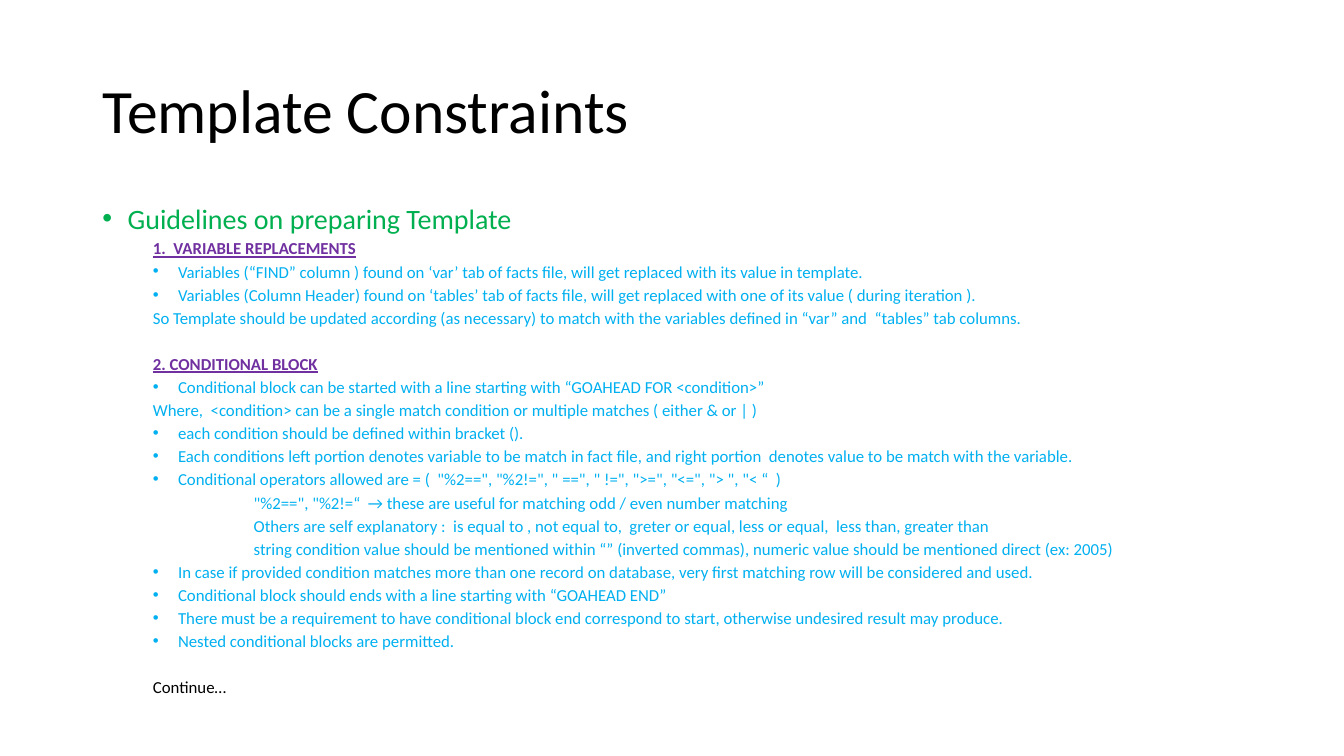
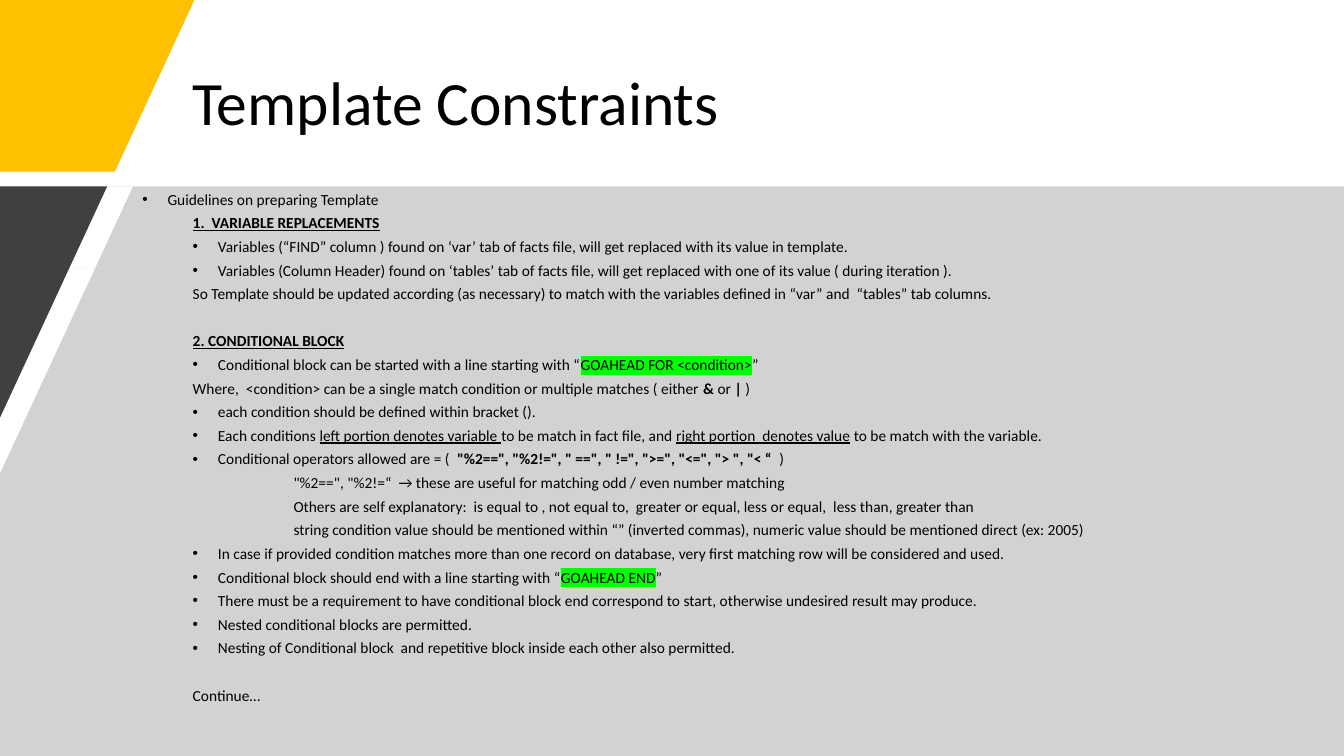
Before and after one commit to aliasgar1978/configs_generator, a slide deck: slide 4 of configs_generator.pptx. Drawn at 1344x756 pixels with LibreOffice and Linux fonts; fonts in the diff are those of the drawing. Boxes give left, top, right and bottom in pixels: in the first picture for what was removed or moved away, otherwise in the second. Text is boxed around its words. In the diff, an @@ line names an element or a change of style, - is before the commit and + after.

```diff
--- a/configs_generator.pptx
+++ b/configs_generator.pptx
@@ freeform shape added at (0,0,195,171), fill #FFC000 @@
@@ title "Template Constraints": place and size @@
-title "Template Constraints" at (102,90,629,143)
+title "Template Constraints" at (192,82,719,135)
@@ freeform shape added at (0,187,1344,756), fill #A6A6A6 at 50% opacity @@
@@ freeform shape added at (0,187,107,417), fill #404040 @@
@@ text "Guidelines on preparing Template": place and size @@
-text "Guidelines on preparing Template" at (128,209,1113,693)
+text "Guidelines on preparing Template" at (168,194,1084,701)
@@ text at (168,194,1084,701): size 20 to 11 pt, text colour #00B050 to #000000 in "Guidelines on preparing Template"; size 12 to 11 pt in "1. VARIABLE REPLACEMENTS", "Variables (“FIND” column ) found on ‘var’ ...", "Variables (Column Header) found on ‘tables’ tab ...", "So Template should be updated according (as ..." and 12 more places; text colour #7030A0 to #000000 in "1. VARIABLE REPLACEMENTS", "2. CONDITIONAL BLOCK"; text colour #00B0F0 to #000000 in "Variables (“FIND” column ) found on ‘var’ ...", "Variables (Column Header) found on ‘tables’ tab ...", "So Template should be updated according (as ...", "Conditional block can be started with a ..." and 9 more places; highlight none to #00FF00 in "“GOAHEAD FOR <condition>”"; bold on in "& |", ""%2==", "%2!=", " ==", " !=", ">=", ..."; underline on in "left portion denotes variable right portion denotes ..."; line spacing 0.8 to 0.9 @@
@@ text at (294,501,974,515): text changed; size 12 to 11 pt; text colour #00B0F0 to #000000 @@
-  Others are self explanatory : is equal to , not equal to, greter or equal, less or equal, less than, greater than
+  Others are self explanatory: is equal to , not equal to, greater or equal, less or equal, less than, greater than
@@ text at (218,569,663,587): text changed; size 12 to 11 pt; text colour #00B0F0 to #000000 @@
-  • Conditional block should ends with a line starting with “GOAHEAD END”
+  • Conditional block should end with a line starting with “GOAHEAD END”
@@ text at (218,642,734,656): paragraph added @@
+  • Nesting of Conditional block and repetitive block inside each other also permitted.
```
Also in this commit, not shown: 5 other slides changed, 4 slides added, 1 slide removed.
